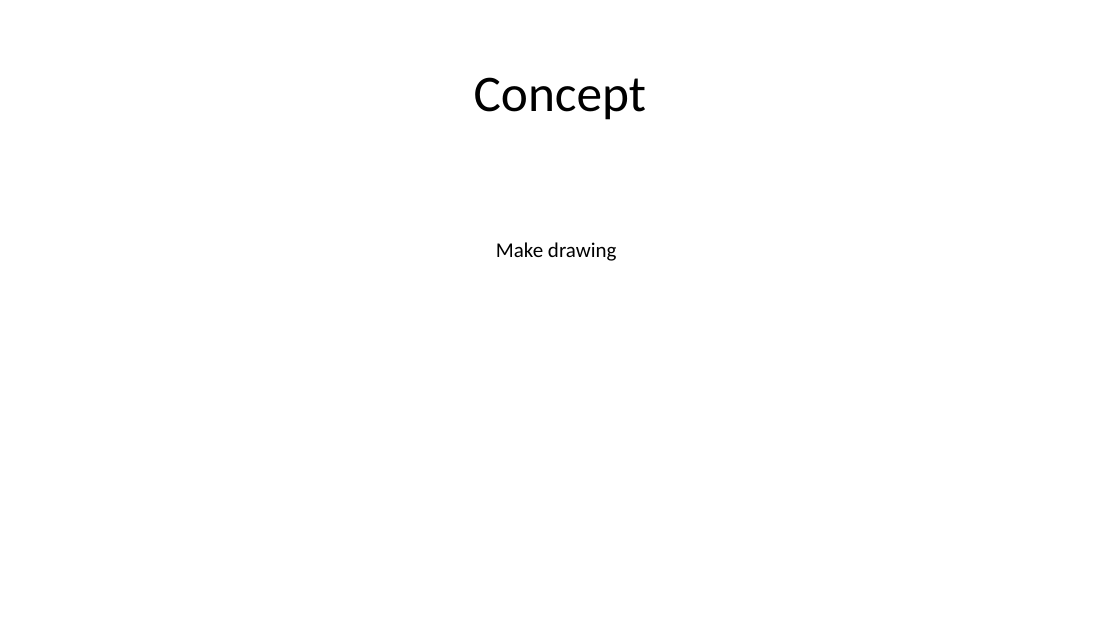
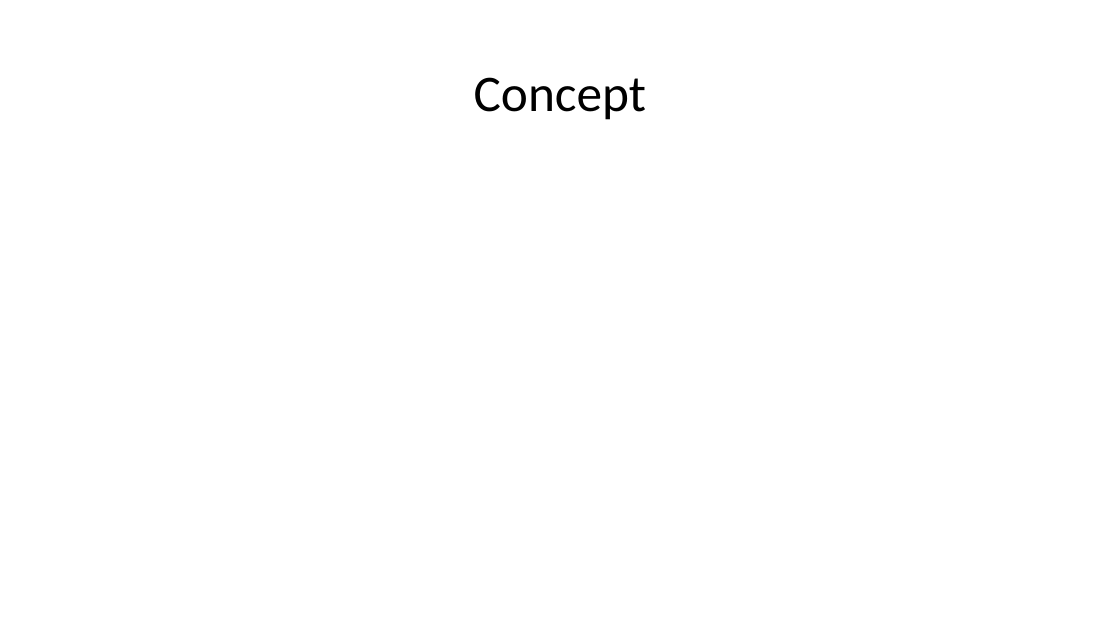
Before and after one commit to ABeierS/IOTGreenhouse, a slide deck: slide 2 of IoTpresentation.pptx. Drawn at 1120x630 pixels with LibreOffice and Linux fonts; fonts in the diff are those of the drawing. Boxes give left, top, right and bottom in pixels: in the first picture for what was removed or moved away, otherwise in the second. Text is boxed around its words. In the diff, an @@ line names an element or a change of style, - is before the commit and + after.

Commit message:
Last used

```diff
--- a/IoTpresentation.pptx
+++ b/IoTpresentation.pptx
@@ text removed at (496, 242, 617, 261) @@
-Make drawing
```
